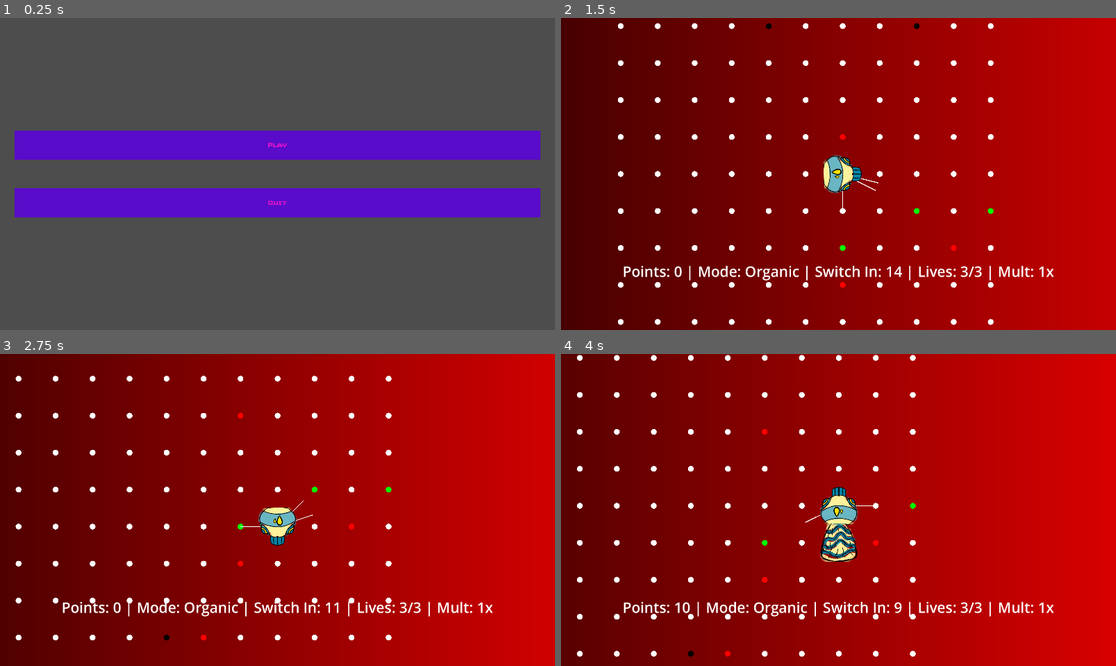
Above: before the commit, frames 1-4 (two rows, left to right).
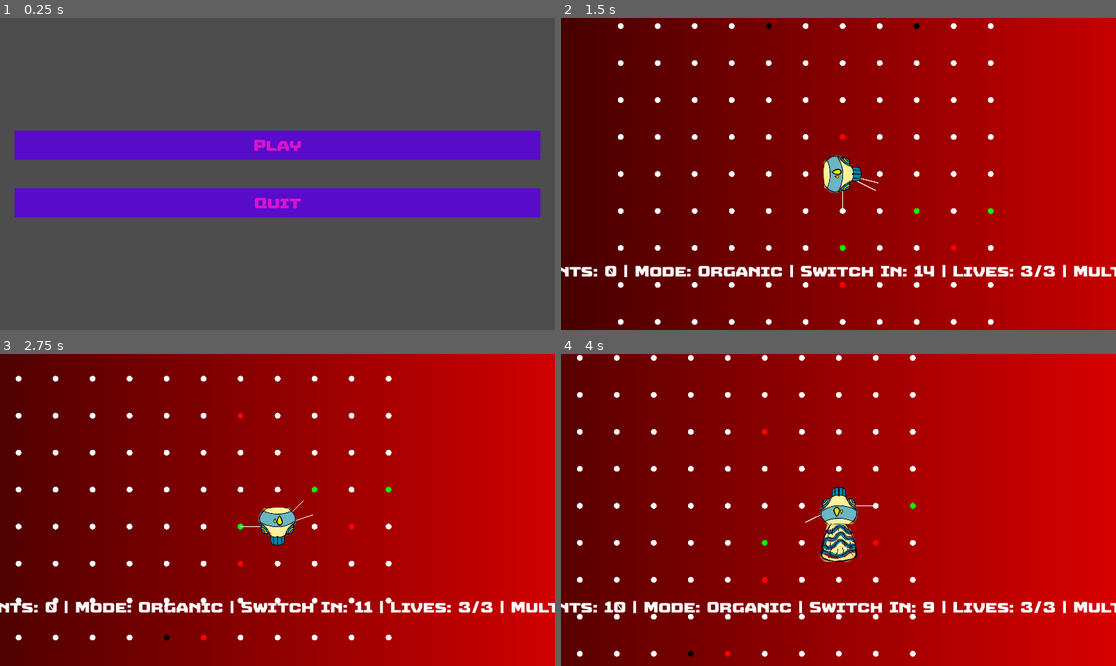
Above: after the commit, the same moments.

Repository: istamarahsan/s3rpent
Game: Godot game, scene res://root.tscn
The game is run twice, just before and just after one commit, with the same random seed, the same clock (stepped at 60 frames per second) and the same inputs.
Inputs:
- Up to frame 1 (0.25 s): no input
- Up to frame 2 (1.5 s): click "Play" at 0.5 s; hold Right (ui_right) from 1.28 s (still down)
- Up to frame 3 (2.75 s): release Right (ui_right) at 2.03 s; hold Down (ui_down) from 2.03 s (still down)
- Up to frame 4 (4 s): release Down (ui_down) at 2.78 s; hold Right (ui_right) 2.78-3.53 s; hold Up (ui_up) from 3.53 s (still down)

The runs differ from the first frame. In frame 1, 0.4% of the frame differs, in the area x 45-55%, y 38-62%; in frame 2, 2.2%; in frame 3, 2.2%; in frame 4, 2.2%, in the area x 0-100%, y 79-85%.

Commit message:
apply to demo ui, font size adjustment

Diff:
--- a/main-menu/main_menu.tscn
+++ b/main-menu/main_menu.tscn
@@ -35,6 +35,7 @@
 custom_minimum_size = Vector2(0, 100)
 layout_mode = 2
 theme = ExtResource("2_b64sa")
+theme_override_font_sizes/font_size = 50
 text = "Play"
 
 [node name="Quit" type="Button" parent="MarginContainer/VBoxContainer"]
@@ -42,4 +43,5 @@
 custom_minimum_size = Vector2(0, 100)
 layout_mode = 2
 theme = ExtResource("2_b64sa")
+theme_override_font_sizes/font_size = 50
 text = "Quit"
--- a/presentation/components/food_counter/demo_ui.tscn
+++ b/presentation/components/food_counter/demo_ui.tscn
@@ -1,6 +1,7 @@
-[gd_scene load_steps=4 format=3 uid="uid://by2cf15mj381v"]
+[gd_scene load_steps=5 format=3 uid="uid://by2cf15mj381v"]
 
 [ext_resource type="Script" path="res://presentation/components/demo_ui.gd" id="1_1mc85"]
+[ext_resource type="Theme" uid="uid://cx305k0a8bhwg" path="res://themes/color-sagu-spy.tres" id="1_47th6"]
 [ext_resource type="Script" path="res://presentation/components/food_counter/food_counter_label.gd" id="2_f7wue"]
 [ext_resource type="Script" path="res://presentation/state_hook.gd" id="3_t4aby"]
 
@@ -10,9 +11,9 @@
 anchor_bottom = 0.812037
 grow_horizontal = 2
 grow_vertical = 2
+theme = ExtResource("1_47th6")
 script = ExtResource("1_1mc85")
 url = "https://cybersnakeapi.istamarsan.dev/"
-metadata/_edit_use_anchors_ = true
 
 [node name="ConversionTimeRemaining" type="Label" parent="."]
 layout_mode = 1
@@ -21,6 +22,7 @@
 anchor_bottom = 1.0
 grow_horizontal = 2
 grow_vertical = 2
+theme = ExtResource("1_47th6")
 text = "CONVERSION: 10"
 horizontal_alignment = 1
 vertical_alignment = 1
@@ -32,10 +34,12 @@
 anchor_bottom = 1.0
 grow_horizontal = 2
 grow_vertical = 2
+theme = ExtResource("1_47th6")
 alignment = 2
 
 [node name="Panel" type="Panel" parent="Stats"]
 layout_mode = 2
+theme = ExtResource("1_47th6")
 
 [node name="MarginContainer" type="MarginContainer" parent="Stats/Panel"]
 layout_mode = 1
@@ -44,6 +48,7 @@
 anchor_bottom = 1.0
 grow_horizontal = 2
 grow_vertical = 2
+theme = ExtResource("1_47th6")
 theme_override_constants/margin_left = 10
 theme_override_constants/margin_top = 10
 theme_override_constants/margin_right = 10
@@ -51,9 +56,11 @@
 
 [node name="VBoxContainer" type="VBoxContainer" parent="Stats/Panel/MarginContainer"]
 layout_mode = 2
+theme = ExtResource("1_47th6")
 
 [node name="Label" type="Label" parent="Stats/Panel/MarginContainer/VBoxContainer"]
 layout_mode = 2
+theme = ExtResource("1_47th6")
 theme_override_font_sizes/font_size = 50
 horizontal_alignment = 1
 vertical_alignment = 1
@@ -66,21 +73,25 @@
 [node name="GameOverButtons" type="HBoxContainer" parent="Stats/Panel/MarginContainer/VBoxContainer"]
 layout_mode = 2
 size_flags_vertical = 3
+theme = ExtResource("1_47th6")
 alignment = 1
 
 [node name="SaveScoreButton" type="Button" parent="Stats/Panel/MarginContainer/VBoxContainer/GameOverButtons"]
 layout_mode = 2
 size_flags_horizontal = 3
+theme = ExtResource("1_47th6")
 text = "Save Score"
 
 [node name="ReplayButton" type="Button" parent="Stats/Panel/MarginContainer/VBoxContainer/GameOverButtons"]
 layout_mode = 2
 size_flags_horizontal = 3
+theme = ExtResource("1_47th6")
 text = "Replay"
 
 [node name="QuitToMainMenuButton" type="Button" parent="Stats/Panel/MarginContainer/VBoxContainer/GameOverButtons"]
 layout_mode = 2
 size_flags_horizontal = 3
+theme = ExtResource("1_47th6")
 text = "Quit To Main Menu"
 
 [node name="StateHook" type="Node" parent="."]
@@ -101,6 +112,7 @@
 offset_bottom = -130.0
 grow_horizontal = 2
 grow_vertical = 2
+theme = ExtResource("1_47th6")
 
 [node name="VBoxContainer" type="VBoxContainer" parent="LeaderboardThings"]
 layout_mode = 2
--- a/themes/color-sagu-spy.tres
+++ b/themes/color-sagu-spy.tres
@@ -7,7 +7,7 @@
 
 [resource]
 default_font = ExtResource("1_pnabs")
-default_font_size = 20
+default_font_size = 16
 /colors/17084B = Color(0.0901961, 0.0313726, 0.294118, 1)
 /colors/383E78 = Color(0.219608, 0.243137, 0.470588, 1)
 /colors/420A9F = Color(0.258824, 0.0392157, 0.623529, 1)
